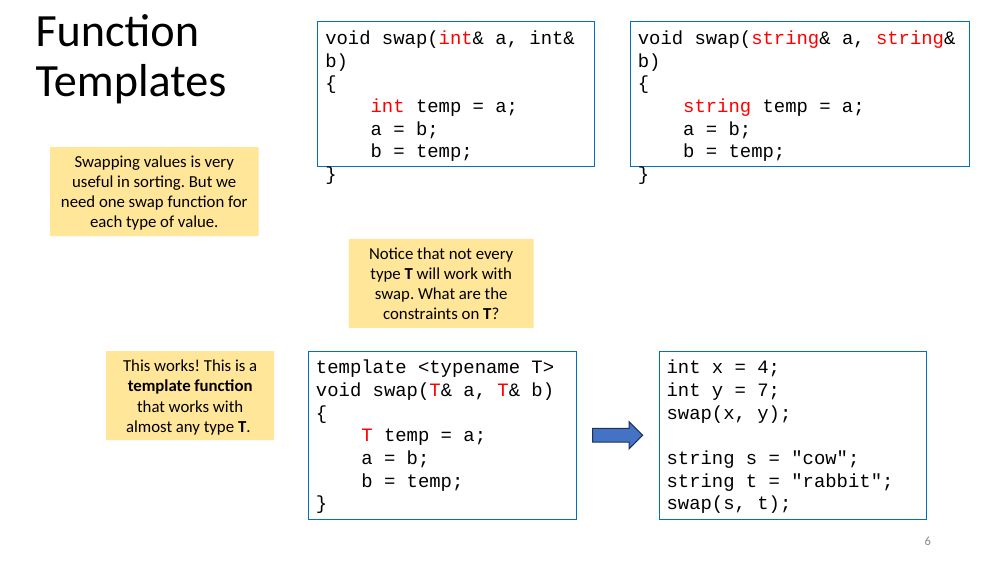
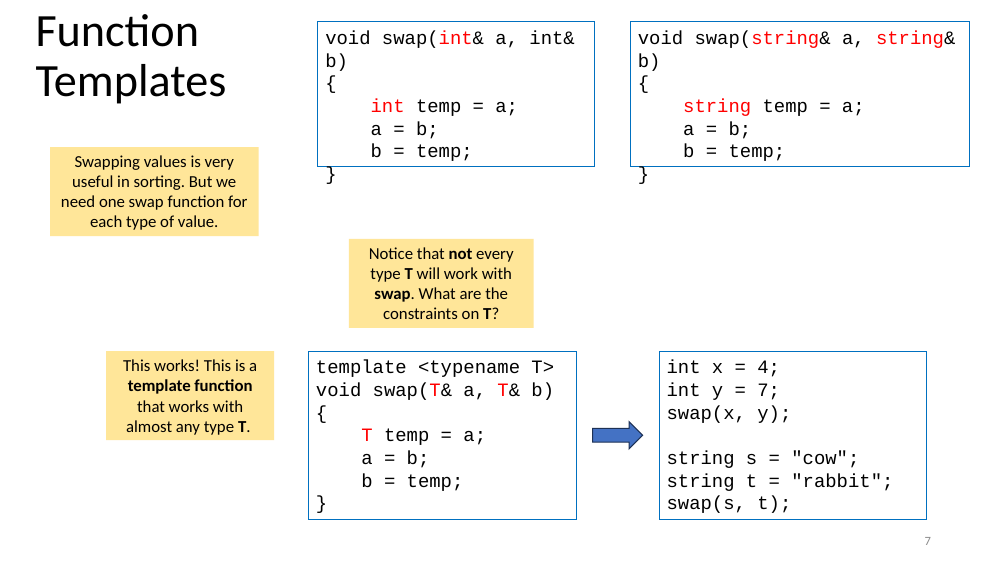
Before and after one commit to tjd1234/cmpt135spring2024, a slide deck: slide 7 of sample_code/week14/week14_cmpt135.pptx (slide 6 before the commit). Drawn at 1008x567 pixels with LibreOffice and Linux fonts; fonts in the diff are those of the drawing. Boxes give left, top, right and bottom in pixels: in the first picture for what was removed or moved away, otherwise in the second. Text is boxed around its words. In the diff, an @@ line names an element or a change of style, - is before the commit and + after.

```diff
--- a/sample_code/week14/week14_cmpt135.pptx
+++ b/sample_code/week14/week14_cmpt135.pptx
@@ rectangle "Notice that not every type ..." at (x1=349, y1=239, x2=534, y2=328): bold on in "not swap." @@
@@ page number at (x1=925, y1=537, x2=931, y2=545): text changed @@
-6
+7
```
Also in this commit, not shown: 8 other slides changed, 2 slides added, 2 other files.
